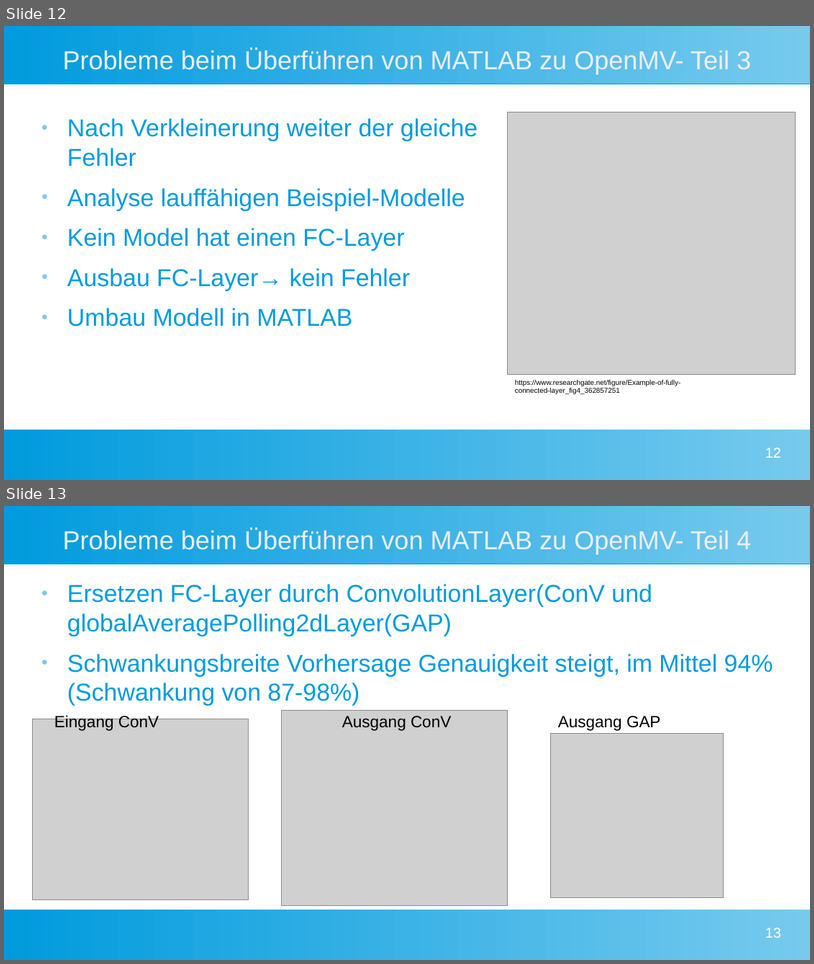
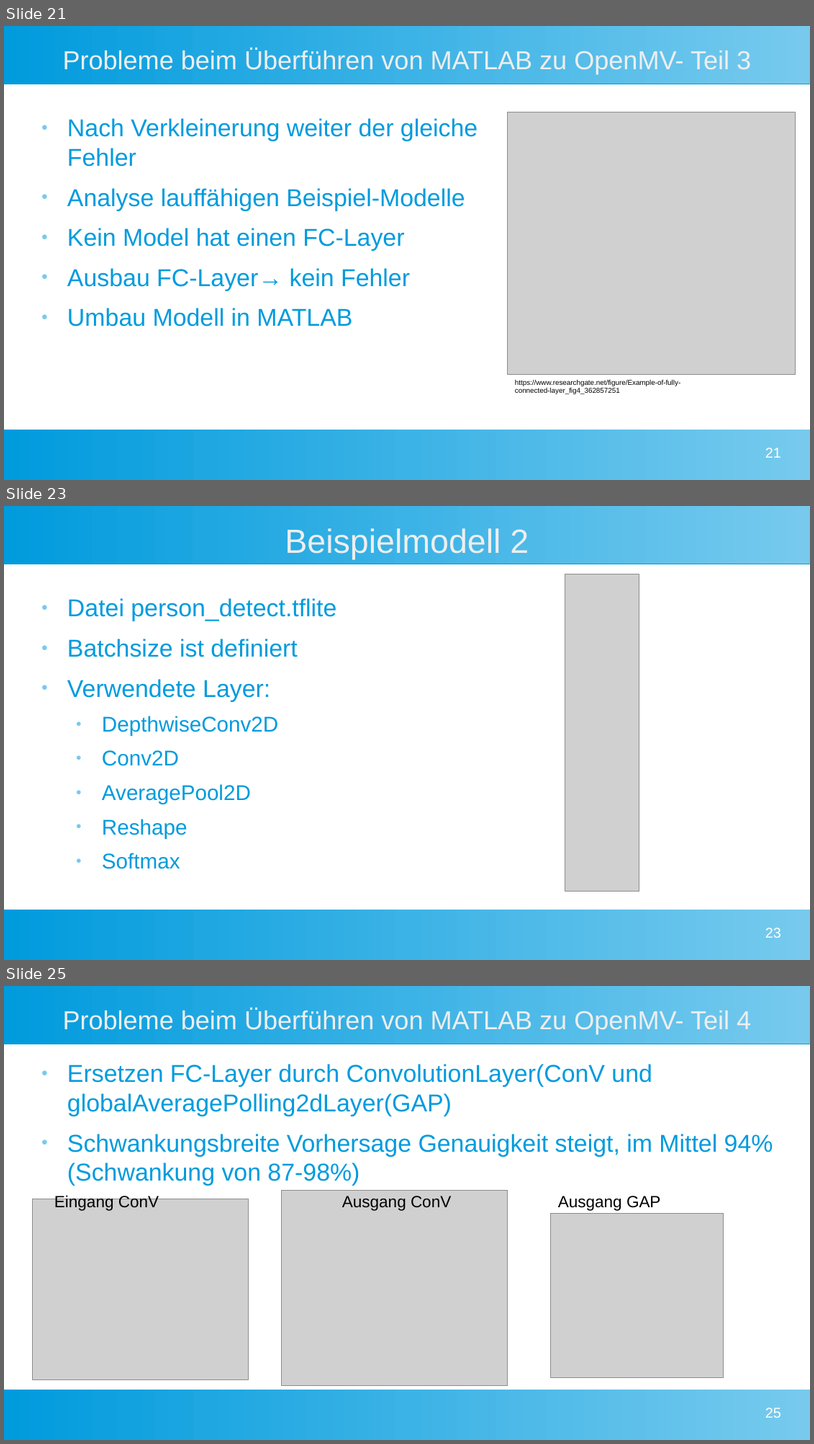
Before and after one commit to Commander-Philip/the-machine-learning-brick, a slide deck: docs/Präsentation.odp. Shown one above the other, each under a label of ours: slides 12 and 13 before the commit, slides 21, 23 and 25 after it; the slides between them are not shown. The pictures are 814x964 and 814x1444 pixels, drawn with LibreOffice and Linux fonts; fonts in the diff are those of the drawing; grey boxes stand for pictures. Boxes give left, top, right and bottom in pixels: in the first picture for what was removed or moved away, otherwise in the second. Text is boxed around its words. In the diff, an @@ line names an element or a change of style, - is before the commit and + after.

Commit message:
Präsentationen zusammengeführt und Beispielmodelle von OpenMV hinzugefügt

```diff
--- a/docs/Präsentation.odp
+++ b/docs/Präsentation.odp
@@ slide 23 added at (x1=4, y1=506, x2=810, y2=960), background #FFFFFF; not listed: 2 template elements that a slide beside it also shows @@
@@ title added at (x1=285, y1=528, x2=529, y2=559), 33 pt, text #EEEEEE @@
+Beispielmodell 2
@@ picture added at (x1=566, y1=575, x2=640, y2=892) @@
@@ text added at (x1=67, y1=598, x2=337, y2=869), 24 pt, text #009BDD @@
+● Datei person_detect.tflite
+● Batchsize ist definiert
+● Verwendete Layer:
+  ● DepthwiseConv2D
+  ● Conv2D
+  ● AveragePool2D
+  ● Reshape
+  ● Softmax
@@ page number added at (x1=766, y1=927, x2=782, y2=937), 14 pt, text #FFFFFF @@
+23
@@ what was slide 12 is now slide 21 @@
@@ page number at (x1=766, y1=447, x2=782, y2=457): text changed @@
-12
+21
@@ what was slide 13 is now slide 25 @@
@@ page number at (x1=766, y1=1407, x2=782, y2=1417): text changed @@
-13
+25
```
Also in this commit, not shown: 14 other slides added, 3 slides removed, 4 other files.
